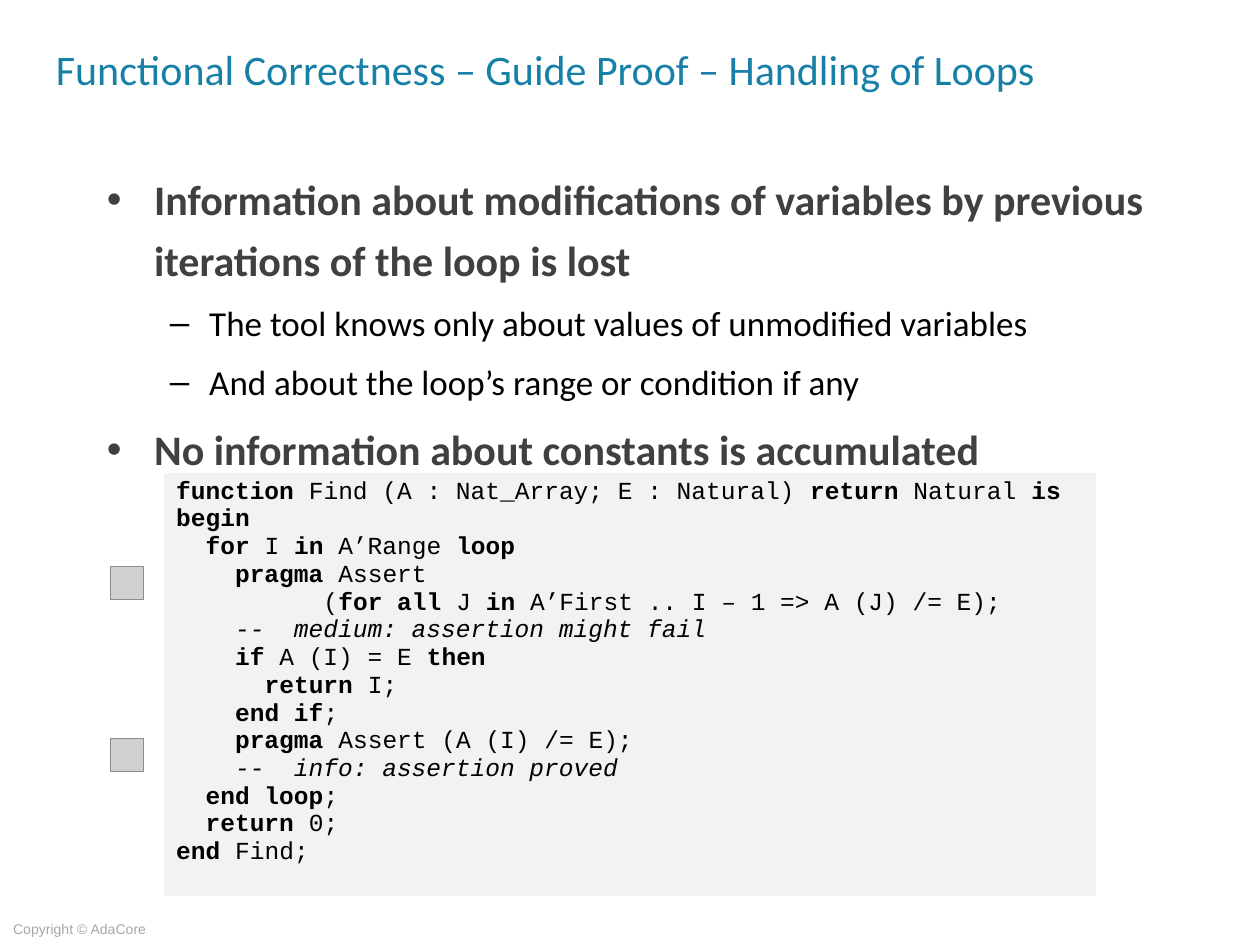
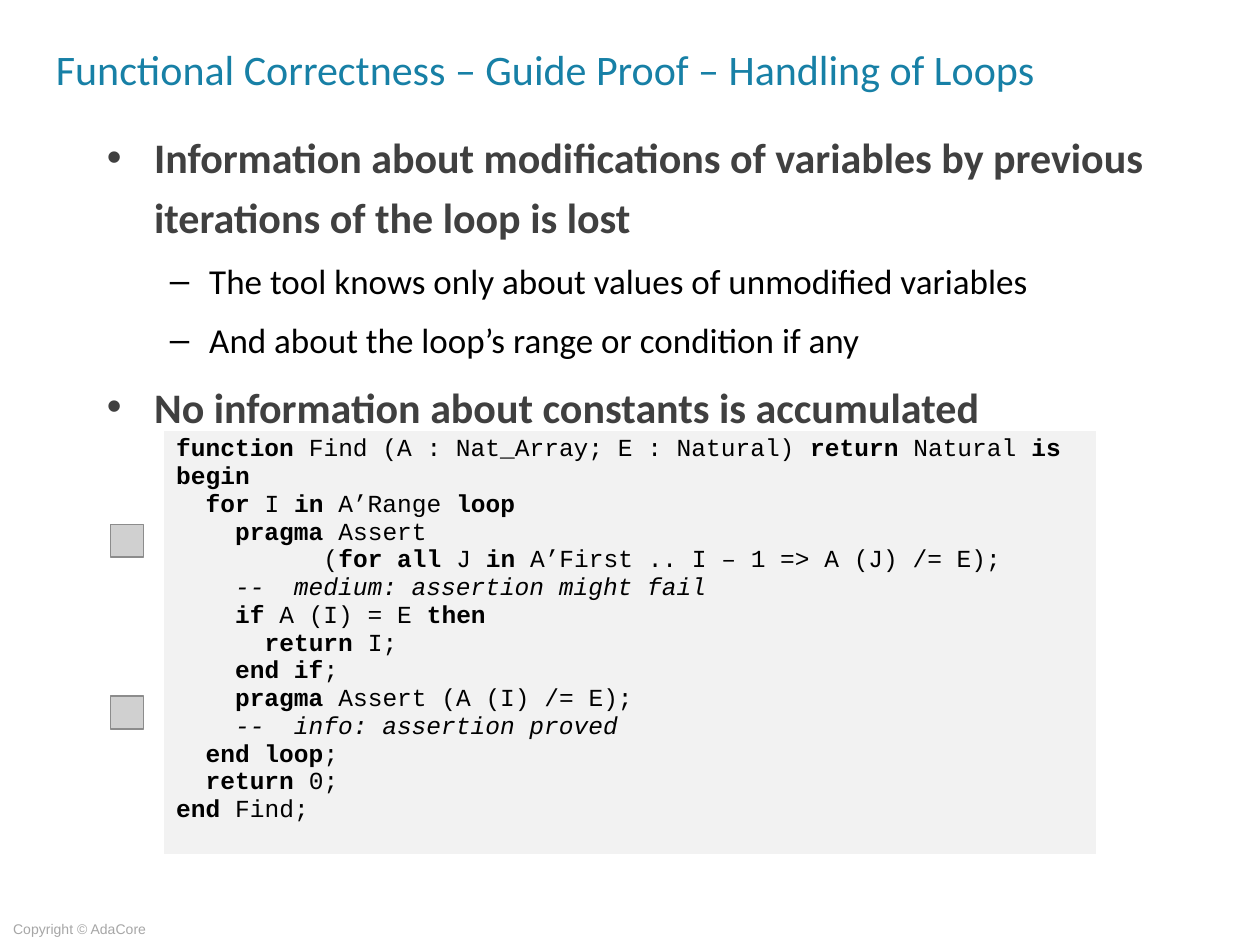
Before and after one commit to AdaCoreU/Courses, a slide deck: slide 12 of lectures/06_SPARK_2014/05_Proof_Of_Functional_Correctness/Slides/05_Proof_Of_Functional_Correctness.ppt. Drawn at 1260x945 pixels with LibreOffice and Linux fonts; fonts in the diff are those of the drawing; grey boxes stand for pictures; background and template pictures are left out. Boxes give left, top, right and bottom in pixels: in the first picture for what was removed or moved away, otherwise in the second. Text is boxed around its words. In the diff, an @@ line names an element or a change of style, - is before the commit and + after.

Commit message:
Initial run of audio for Proof of Functional Correctness
Initial run of audio for Proof of Functional Correctness

```diff
--- a/lectures/06_SPARK_2014/05_Proof_Of_Functional_Correctness/Slides/05_Proof_Of_Functional_Correctness.ppt
+++ b/lectures/06_SPARK_2014/05_Proof_Of_Functional_Correctness/Slides/05_Proof_Of_Functional_Correctness.ppt
@@ text "Information about modifications of variables ...": place and size @@
-text "Information about modifications of variables ..." at bbox=[154, 185, 1143, 466]
+text "Information about modifications of variables ..." at bbox=[154, 143, 1143, 424]
@@ table: place and size @@
-table at bbox=[164, 472, 1096, 897]
+table at bbox=[164, 430, 1096, 854]
@@ picture: place and size @@
-picture at bbox=[111, 567, 144, 600]
+picture at bbox=[111, 524, 144, 557]
@@ picture: place and size @@
-picture at bbox=[111, 738, 144, 771]
+picture at bbox=[111, 696, 144, 728]
```
Also in this commit, not shown: 24 other slides changed, 3 other files.
